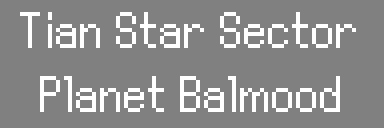
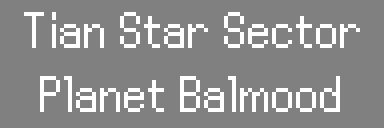
Layered file, before and after one edit (384x128). Changes by layer:
added layer "render1.png #2" above "render2.png copy" over [28, 12, 360, 48]
added layer "render2.png copy" above "render1.png #1" over [152, 76, 156, 80]
hid "render1.png #1" over [20, 12, 356, 48]
hid "render2.png" over [152, 76, 156, 80]
